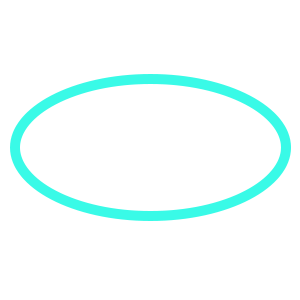
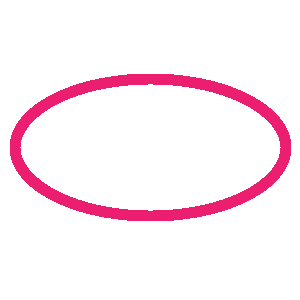
Revision of a layered w=300, h=300 image; what changed, layer by layer:
painted on "Circle", unmasked it over bbox(10, 74, 291, 221)
